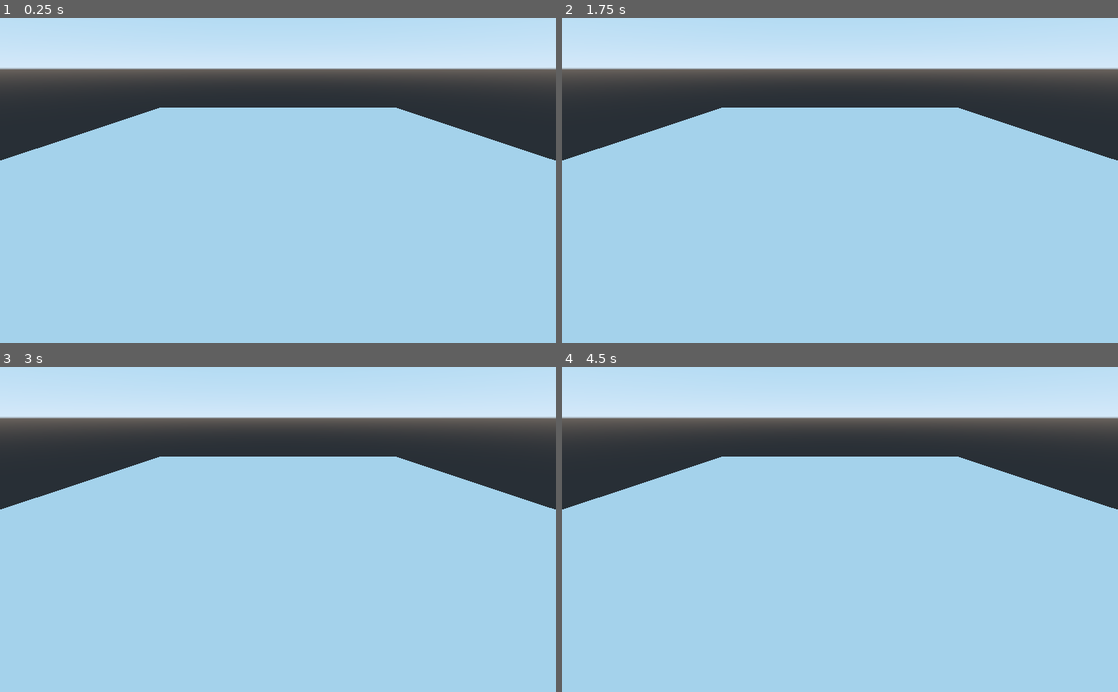
Above: before the commit, frames 1-4 (two rows, left to right).
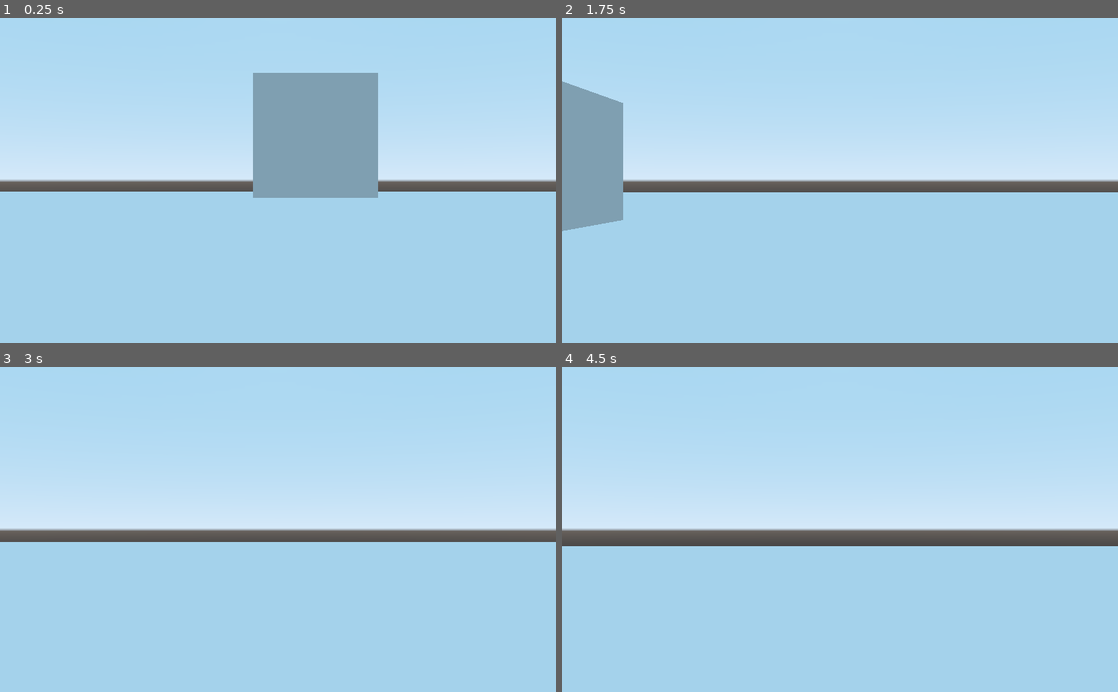
Above: after the commit, the same moments.

Repository: DocentSzachista/PiPG-demo
Game: Godot game, scene res://Main.tscn
The game is run twice, just before and just after one commit, with the same random seed, the same clock (stepped at 60 frames per second) and the same inputs. The project has no main scene, so this scene is started directly.
Inputs:
- Up to frame 1 (0.25 s): no input
- Up to frame 2 (1.75 s): hold D (move_right, bound only after the commit) 0.53-1.28 s; hold W (move_foward, bound only after the commit) 0.53-1.28 s; hold S (move_backward, bound only after the commit) from 1.28 s (still down); tap W (move_foward, bound only after the commit) at 1.35 s
- Up to frame 3 (3 s): release S (move_backward, bound only after the commit) at 2.03 s; hold W (move_foward, bound only after the commit) 2.03-2.78 s; hold D (move_right, bound only after the commit) from 2.03 s (still down); tap W (move_foward, bound only after the commit) at 2.85 s
- Up to frame 4 (4.5 s): tap Enter at 3.5 s; release D (move_right, bound only after the commit) at 3.53 s; hold W (move_foward, bound only after the commit) 3.53-4.28 s; hold A (move_left, bound only after the commit) from 3.53 s (still down); tap Space at 4.25 s; tap W (move_foward, bound only after the commit) at 4.35 s

The runs differ from the first frame. In frame 1, 43% of the frame differs, in the area x 0-100%, y 7-56%; in frame 2, 43%; in frame 3, 42%; in frame 4, 43%.

Commit message:
Add basic movement for player, without camera switch

Diff:
--- a/Demo-version/Main.tscn
+++ b/Demo-version/Main.tscn
@@ -1,10 +1,16 @@
-[gd_scene load_steps=3 format=2]
+[gd_scene load_steps=6 format=2]
+
+[ext_resource path="res://assets/Player/Player.tscn" type="PackedScene" id=1]
 
 [sub_resource type="BoxShape" id=1]
 extents = Vector3( 30, 0.5, 30 )
 
 [sub_resource type="CubeMesh" id=2]
 size = Vector3( 60, 1, 60 )
+
+[sub_resource type="BoxShape" id=3]
+
+[sub_resource type="CubeMesh" id=4]
 
 [node name="Main" type="Node"]
 
@@ -18,6 +24,15 @@
 mesh = SubResource( 2 )
 material/0 = null
 
-[node name="Camera" type="Camera" parent="."]
-transform = Transform( 1, 0, 0, 0, 0.880783, 0.47352, 0, -0.47352, 0.880783, 0, 9.27431, 25.2178 )
-fov = 75.9375
+[node name="Player" parent="." instance=ExtResource( 1 )]
+transform = Transform( 1, 0, 0, 0, 1, 0, 0, 0, 1, 0, 0.938528, 0 )
+
+[node name="RigidBody" type="RigidBody" parent="."]
+transform = Transform( 1, 0, 0, 0, 1, 0, 0, 0, 1, 0.59745, 2.14314, -8.76087 )
+
+[node name="CollisionShape" type="CollisionShape" parent="RigidBody"]
+shape = SubResource( 3 )
+
+[node name="MeshInstance" type="MeshInstance" parent="RigidBody"]
+mesh = SubResource( 4 )
+material/0 = null
--- /dev/null
+++ b/Demo-version/assets/Player/Player.gd
@@ -0,0 +1,41 @@
+extends KinematicBody
+# EXPORT VARIABLES #
+export var speed := 10.0
+export var fall_acceleration := 75
+export var jump_strenght := 5.0
+export var gravity := 50
+# SCRIPT VARIABLES
+var _velocity = Vector3.ZERO
+var _snap_vector = Vector3.DOWN
+
+onready var _head: Spatial = $Head
+
+# SYSTEM VARIABLES
+
+func _ready():
+	pass # Replace with function body.
+
+
+# lets proccess basic physics
+func _physics_process(delta) -> void:
+
+	_count_move(delta)
+	_velocity = move_and_slide_with_snap(_velocity, _snap_vector, Vector3.UP, true)
+
+
+
+##
+#   PRIVATE SECTION
+##
+
+func _move_dir() -> Vector3:
+	var move_direction = Vector3()
+	move_direction.x = Input.get_action_strength("move_right") - Input.get_action_strength("move_left")
+	move_direction.z = Input.get_action_strength("move_backward") - Input.get_action_strength("move_foward")
+	return move_direction.rotated(Vector3.UP,  global_transform.basis.get_euler().y).normalized()
+
+func _count_move(delta) ->void:
+	var direction = _move_dir()
+	_velocity.x = direction.x * speed
+	_velocity.z = direction.z * speed
+	_velocity.y -= 	gravity * delta
--- /dev/null
+++ b/Demo-version/assets/Player/Player.tscn
@@ -0,0 +1,21 @@
+[gd_scene load_steps=3 format=2]
+
+[ext_resource path="res://assets/Player/Player.gd" type="Script" id=1]
+
+[sub_resource type="CapsuleShape" id=1]
+radius = 0.265033
+height = 0.358402
+
+[node name="Player" type="KinematicBody"]
+script = ExtResource( 1 )
+
+[node name="Head" type="Spatial" parent="."]
+transform = Transform( 1, 0, 0, 0, 1, 0, 0, 0, 1, 0, 0.612704, 0 )
+
+[node name="Camera" type="Camera" parent="Head"]
+transform = Transform( 1, 0, 0, 0, 1, 0, 0, 0, 1, 0, 0, -0.00166374 )
+fov = 37.1
+
+[node name="PlayerCollisionShape" type="CollisionShape" parent="."]
+transform = Transform( 1, 0, 0, 0, -4.37114e-08, -1, 0, 1, -4.37114e-08, 0, 0.382597, 0 )
+shape = SubResource( 1 )
--- a/Demo-version/project.godot
+++ b/Demo-version/project.godot
@@ -13,6 +13,37 @@
 config/name="Demo-version"
 config/icon="res://icon.png"
 
+[debug]
+
+gdscript/completion/autocomplete_setters_and_getters=true
+
+[global]
+
+typi=false
+
+[input]
+
+move_left={
+"deadzone": 0.5,
+"events": [ Object(InputEventKey,"resource_local_to_scene":false,"resource_name":"","device":0,"alt":false,"shift":false,"control":false,"meta":false,"command":false,"pressed":false,"scancode":0,"physical_scancode":65,"unicode":0,"echo":false,"script":null)
+ ]
+}
+move_right={
+"deadzone": 0.5,
+"events": [ Object(InputEventKey,"resource_local_to_scene":false,"resource_name":"","device":0,"alt":false,"shift":false,"control":false,"meta":false,"command":false,"pressed":false,"scancode":0,"physical_scancode":68,"unicode":0,"echo":false,"script":null)
+ ]
+}
+move_foward={
+"deadzone": 0.5,
+"events": [ Object(InputEventKey,"resource_local_to_scene":false,"resource_name":"","device":0,"alt":false,"shift":false,"control":false,"meta":false,"command":false,"pressed":false,"scancode":0,"physical_scancode":87,"unicode":0,"echo":false,"script":null)
+ ]
+}
+move_backward={
+"deadzone": 0.5,
+"events": [ Object(InputEventKey,"resource_local_to_scene":false,"resource_name":"","device":0,"alt":false,"shift":false,"control":false,"meta":false,"command":false,"pressed":false,"scancode":0,"physical_scancode":83,"unicode":0,"echo":false,"script":null)
+ ]
+}
+
 [physics]
 
 common/enable_pause_aware_picking=true
